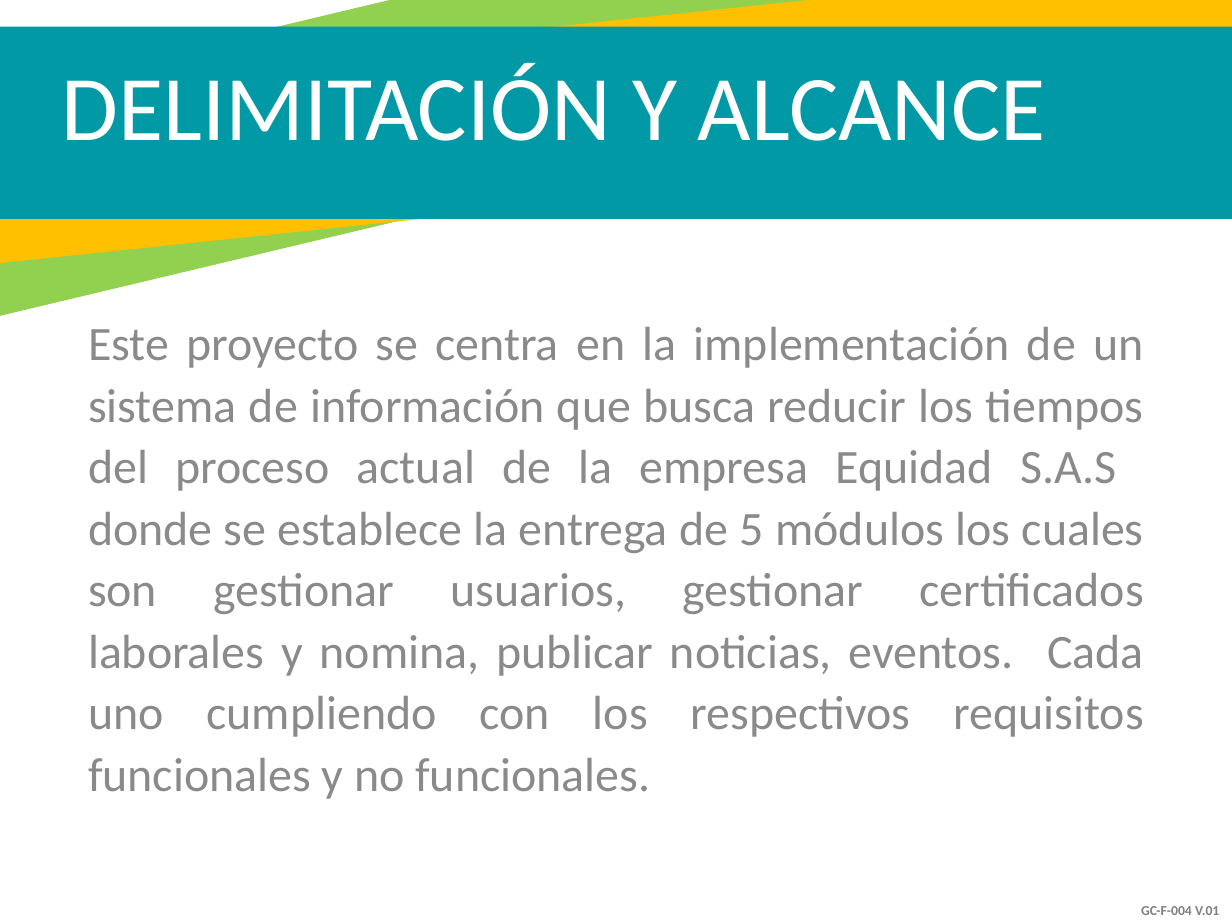
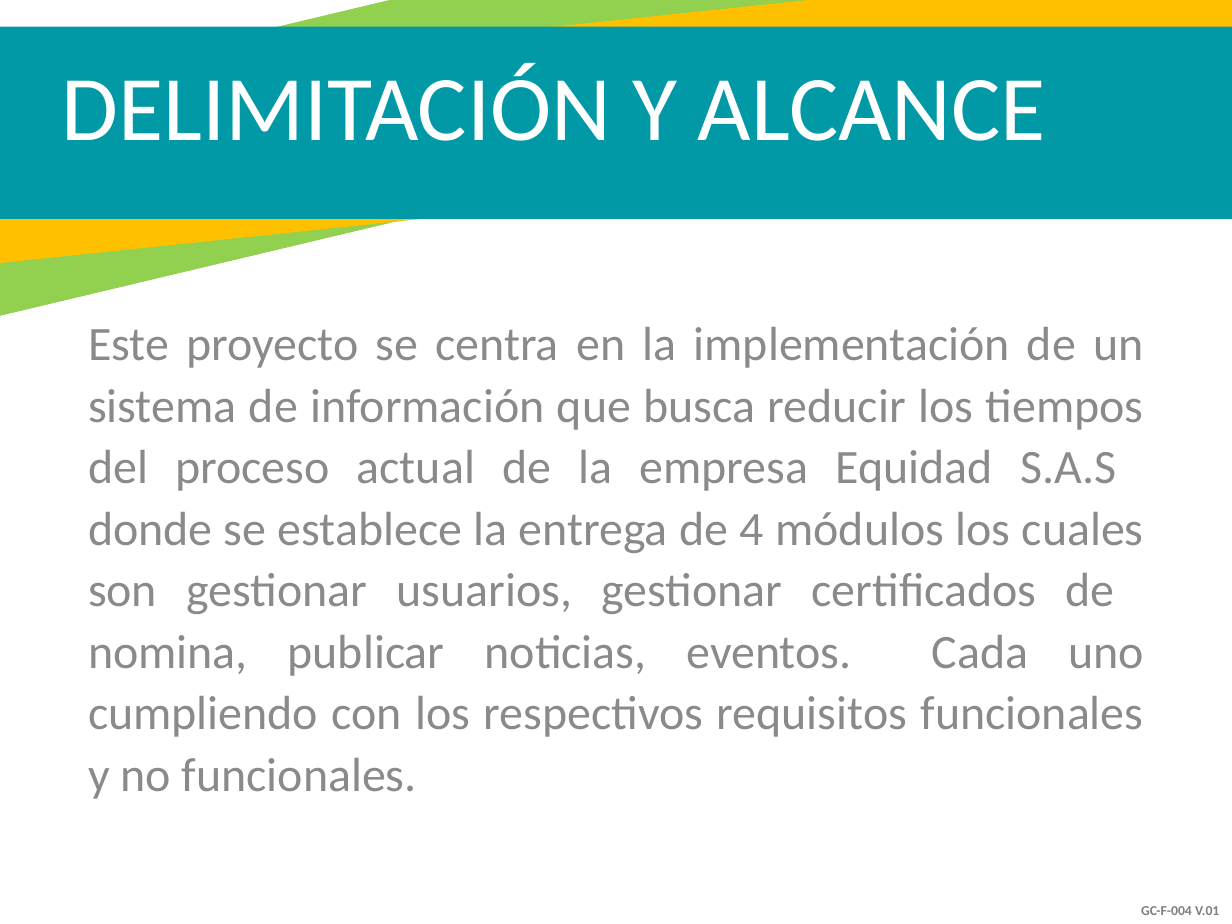
Before and after one commit to Dashell2514/AseoMatic, a slide deck: slide 11 of Documentation/AseoMatic.pptx. Drawn at 1232x924 pixels with LibreOffice and Linux fonts; fonts in the diff are those of the drawing. Boxes give left, top, right and bottom in pixels: in the first picture for what was removed or moved away, otherwise in the second. Text is boxed around its words. In the diff, an @@ line names an element or a change of style, - is before the commit and + after.

```diff
--- a/Documentation/AseoMatic.pptx
+++ b/Documentation/AseoMatic.pptx
@@ text at (x1=88, y1=327, x2=1144, y2=799): text changed @@
-Este proyecto se centra en la implementación de un sistema de información que busca reducir los tiempos del proceso actual de la empresa Equidad S.A.S donde se establece la entrega de 5 módulos los cuales son gestionar usuarios, gestionar certificados laborales y nomina, publicar noticias, eventos. Cada uno cumpliendo con los respectivos requisitos funcionales y no funcionales.
+Este proyecto se centra en la implementación de un sistema de información que busca reducir los tiempos del proceso actual de la empresa Equidad S.A.S donde se establece la entrega de 4 módulos los cuales son gestionar usuarios, gestionar certificados de nomina, publicar noticias, eventos. Cada uno cumpliendo con los respectivos requisitos funcionales y no funcionales.
```
Also in this commit, not shown: 3 other slides changed, 1 slide removed, 1 other file.
